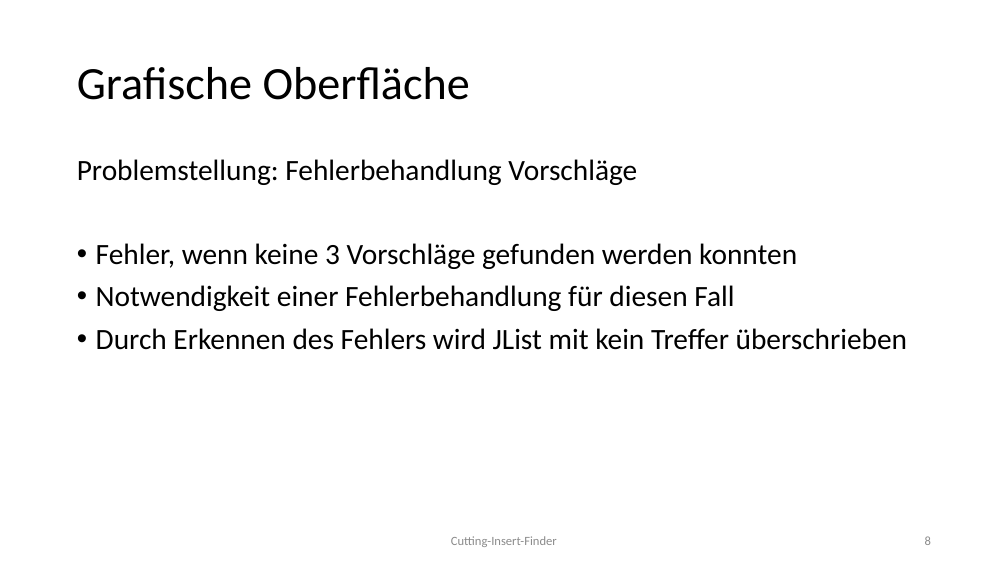
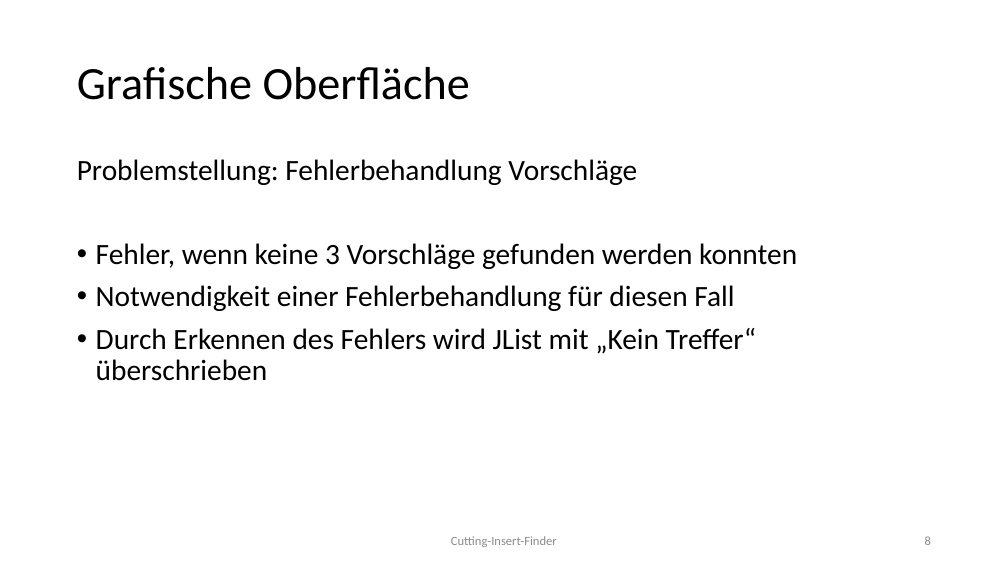
Before and after one commit to vinzenzdreher/DV-Projekt, a slide deck: slide 8 of 4_Praesentation/CuttingInsert Finder.pptx. Drawn at 1008x567 pixels with LibreOffice and Linux fonts; fonts in the diff are those of the drawing; background and template pictures are left out. Boxes give left, top, right and bottom in pixels: in the first picture for what was removed or moved away, otherwise in the second. Text is boxed around its words. In the diff, an @@ line names an element or a change of style, - is before the commit and + after.

```diff
--- a/4_Praesentation/CuttingInsert Finder.pptx
+++ b/4_Praesentation/CuttingInsert Finder.pptx
@@ text at (x1=96, y1=328, x2=757, y2=381): text changed @@
-• Durch Erkennen des Fehlers wird JList mit kein Treffer überschrieben
+• Durch Erkennen des Fehlers wird JList mit „Kein Treffer“ überschrieben
```
Also in this commit, not shown: 1 other slide changed.
